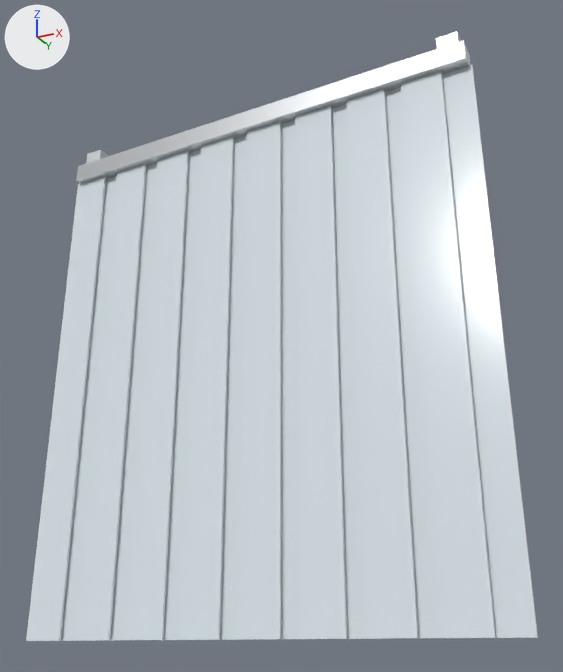
A saved change to the FBX model Tools/butchery/fbx/SM_STRIP_CURTAIN.fbx.
One viewpoint serves both versions: a 50 mm camera at (1.602, -2.927, -0.041) aimed at (0.112, 0.053, 1.301). The axes (+X, +Y, +Z) are drawn at upper left. The lights are the same throughout. The first picture is the older version.

In view in the first picture: 'SM_STRIP_CURTAIN'.
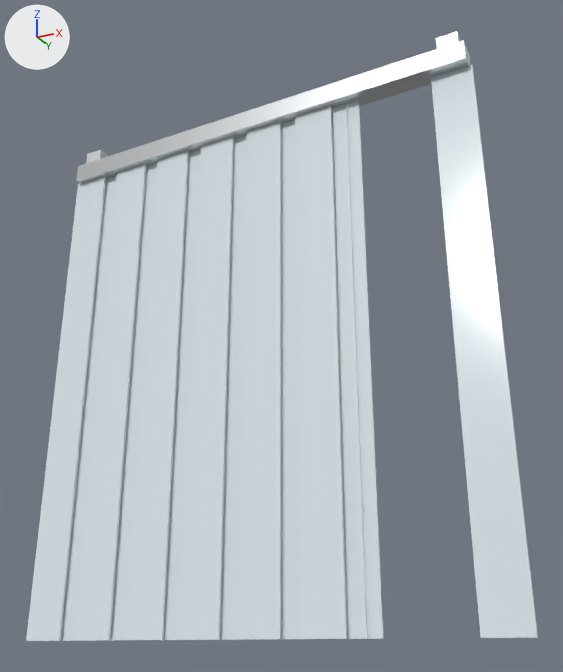
The change, as a list of edits to the scene's bpy script:
```text
Change me_sm_strip_curtain_001:
    used by ob_sm_strip_curtain; location = (0.0, 0.0, 0.0)
    remove me_sm_strip_curtain_001.from_pydata(...)  # 152 vertices, 114 faces; spans x -1.12..1.12, y -0.09..0.09, z 0.0..2.59
    add me_sm_strip_curtain_001.from_pydata(...)  # 142 vertices, 86 faces; spans x -1.12..1.12, y -0.09..0.09, z 0.0..2.59
    me_sm_strip_curtain_001 part 1
    10 vertices are removed from x 0.65..0.98, y -0.06..-0.03, z 2.4
    28 faces are deleted
```

Location of each change, (x1, y1, x2, y2) in pixels of the pictures (563 x 672 px):
part 1 of me_sm_strip_curtain_001, deleted
    before: (346, 71, 496, 639)
